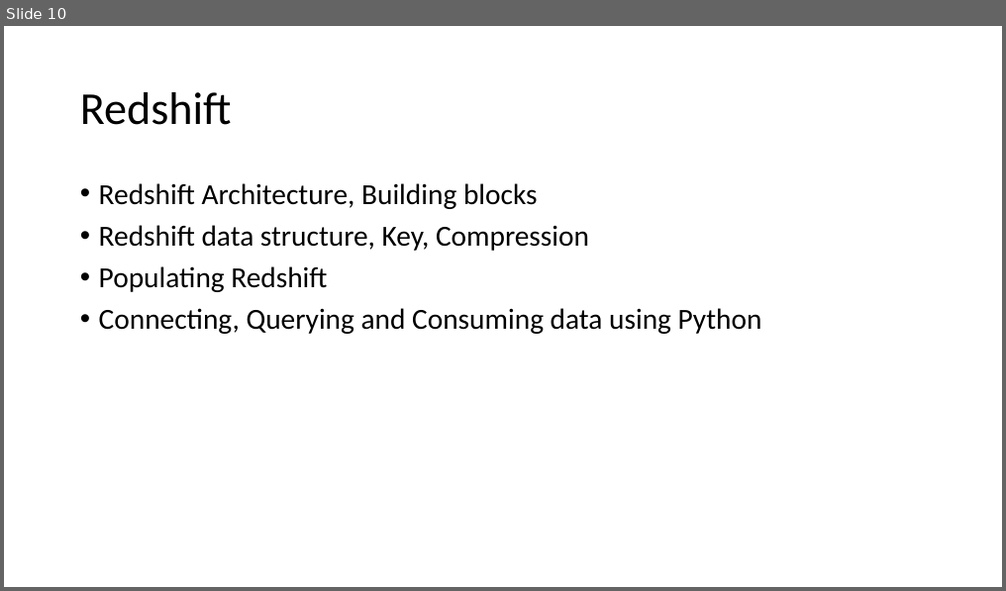
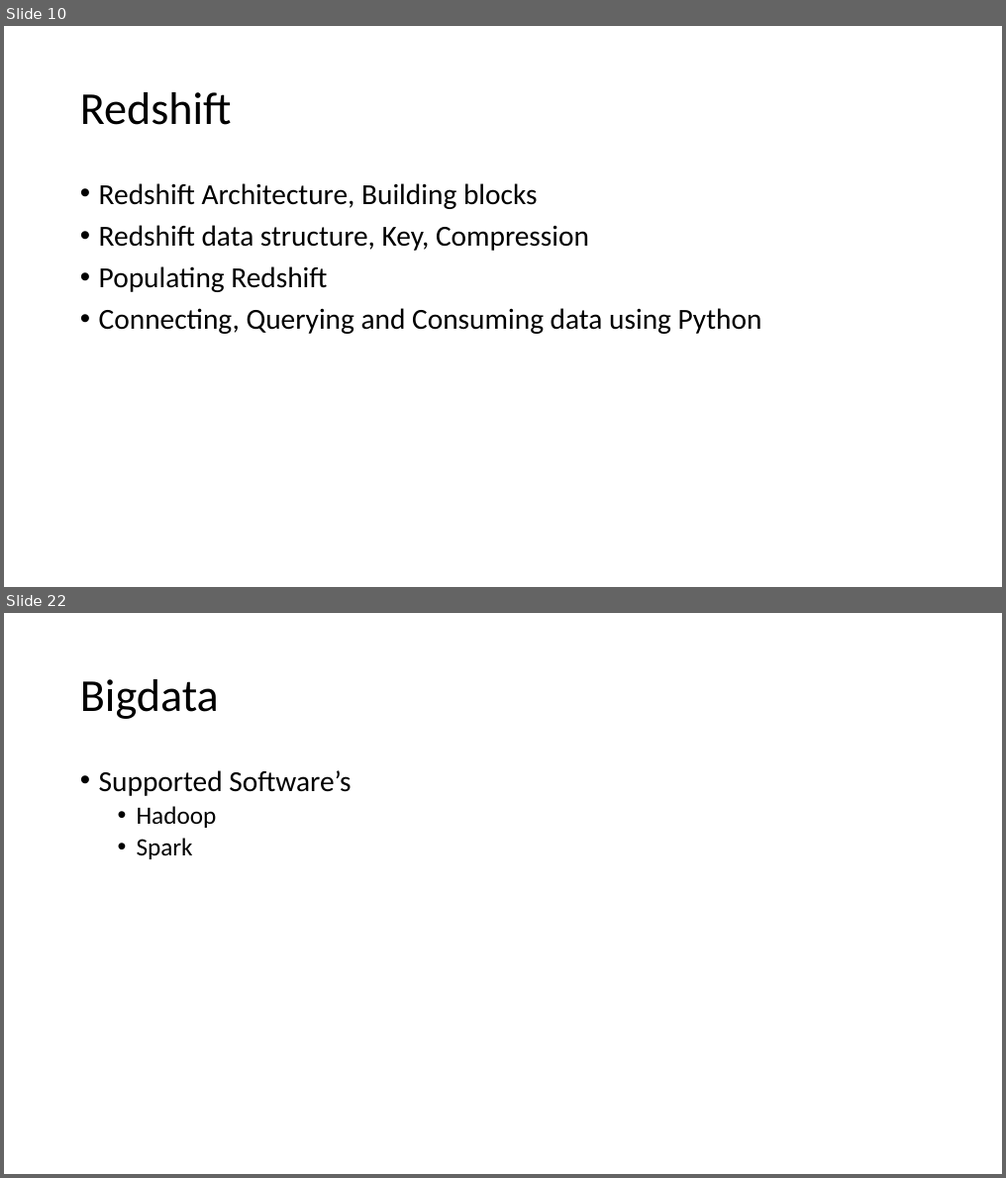
Before and after one commit to karthick1808/CDB21DW057, a slide deck: CDB21DW057.pptx. Shown one above the other, each under a label of ours: slide 10 before the commit, slides 10 and 22 after it; the slides between them are not shown. The pictures are 1006x591 and 1006x1178 pixels, drawn with LibreOffice and Linux fonts; fonts in the diff are those of the drawing. Boxes give left, top, right and bottom in pixels: in the first picture for what was removed or moved away, otherwise in the second. Text is boxed around its words. In the diff, an @@ line names an element or a change of style, - is before the commit and + after.

```diff
--- a/CDB21DW057.pptx
+++ b/CDB21DW057.pptx
@@ slide 22 added at (4, 613, 1002, 1174), background #FFFFFF @@
@@ title added at (80, 679, 219, 719), 44 pt, text #000000 @@
+Bigdata
@@ text added at (99, 770, 350, 860), 28 pt, text #000000 @@
+• Supported Software’s
+  • Hadoop
+  • Spark
```
Also in this commit, not shown: 25 other slides added.
